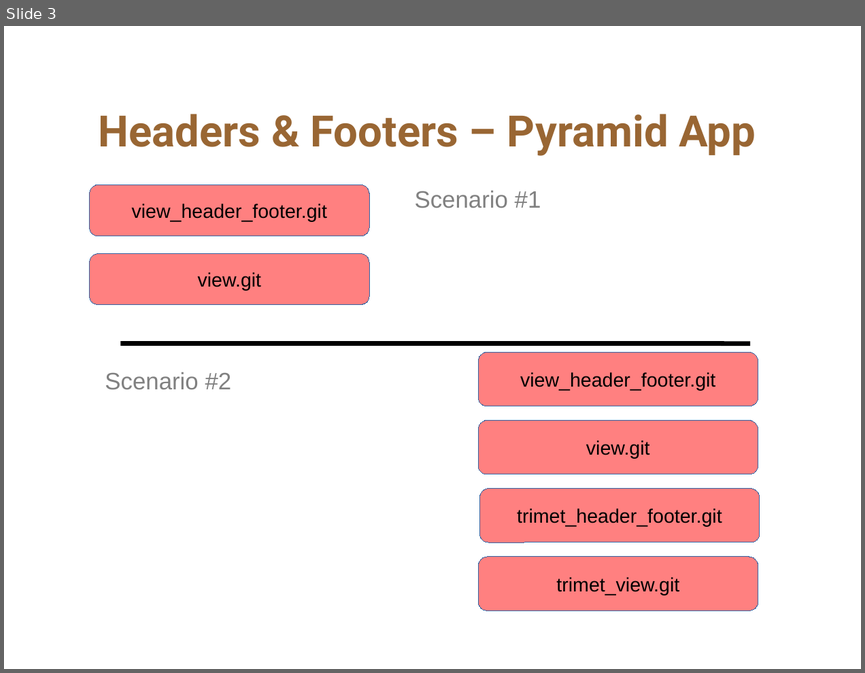
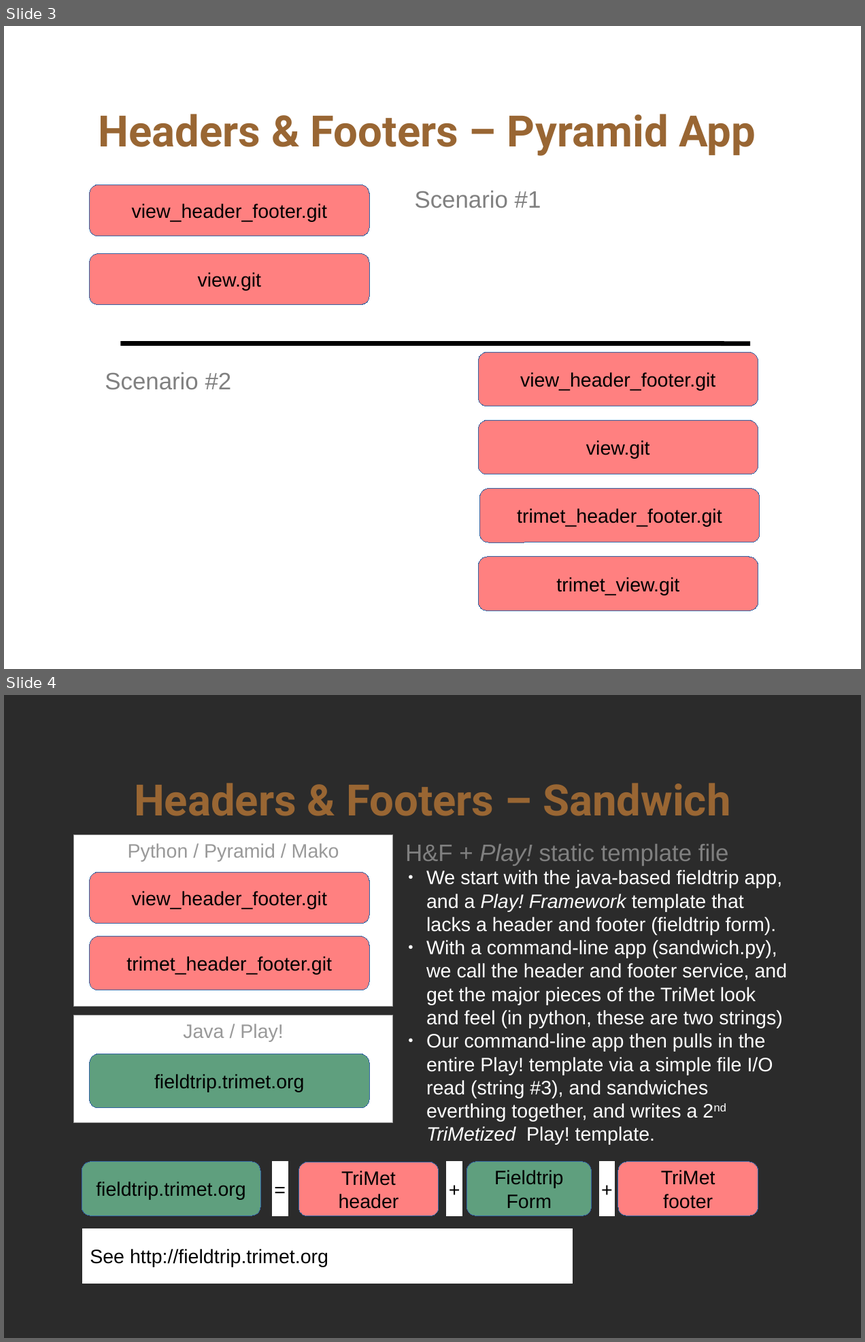
Before and after one commit to OpenTransitTools/view_header_footer, a slide deck: docs/HeadersFooters.odp. Shown one above the other, each under a label of ours: slide 3 before the commit, slides 3 and 4 after it. The pictures are 865x673 and 865x1342 pixels, drawn with LibreOffice and Linux fonts; fonts in the diff are those of the drawing; background and template pictures are left out; a plain dark background stands for a picture behind light text. Boxes give left, top, right and bottom in pixels: in the first picture for what was removed or moved away, otherwise in the second. Text is boxed around its words. In the diff, an @@ line names an element or a change of style, - is before the commit and + after.

Commit message:
Sandwich Page

```diff
--- a/docs/HeadersFooters.odp
+++ b/docs/HeadersFooters.odp
@@ slide 4 added at <box>4,695,861,1338</box>, background picture (left out) @@
@@ title added at <box>134,783,730,816</box>, 40 pt, text #996633, bold @@
+Headers & Footers – Sandwich
@@ rectangle added at <box>74,835,393,1006</box>, fill #FFFFFF, outline #999999 0 pt, 18 pt, text #999999 @@
+Python / Pyramid / Mako
@@ text added at <box>405,844,729,866</box>, 22 pt, text #808080 @@
+H&F + Play! static template file
@@ rounded rectangle added at <box>90,872,369,923</box>, fill #FF8080, outline #3465A4 0 pt, 18 pt, text #000000 @@
+view_header_footer.git
@@ text added at <box>426,870,787,1144</box>, 18 pt, text #FFFFFF @@
+● We start with the java-based fieldtrip app, and a Play! Framework template that lacks a header and footer (fieldtrip form).
+● With a command-line app (sandwich.py), we call the header and footer service, and get the major pieces of the TriMet look and feel (in python, these are two strings)
+● Our command-line app then pulls in the entire Play! template via a simple file I/O read (string #3), and sandwiches everthing together, and writes a 2nd TriMetized Play! template.
@@ rounded rectangle added at <box>90,936,369,989</box>, fill #FF8080, outline #3465A4 0 pt, 18 pt, text #000000 @@
+trimet_header_footer.git
@@ rectangle added at <box>74,1015,393,1123</box>, fill #FFFFFF, outline #999999 0 pt, 18 pt, text #999999 @@
+Java / Play!
@@ rounded rectangle added at <box>90,1053,369,1107</box>, fill #5F9F7E, outline #3465A4 0 pt, 18 pt, text #000000 @@
+fieldtrip.trimet.org
@@ rounded rectangle added at <box>82,1161,260,1215</box>, fill #5F9F7E, outline #3465A4 0 pt, 18 pt, text #000000 @@
+fieldtrip.trimet.org
@@ rectangle added at <box>272,1161,288,1216</box>, fill #FFFFFF, outline #FFFFFF 0 pt, 18 pt, text #000000 @@
+=
@@ rounded rectangle added at <box>298,1162,439,1216</box>, fill #FF8080, outline #3465A4 0 pt, 18 pt, text #000000 @@
+TriMet
+header
@@ rectangle added at <box>447,1161,462,1216</box>, fill #FFFFFF, outline #FFFFFF 0 pt, 18 pt, text #000000 @@
++
@@ rounded rectangle added at <box>466,1161,591,1215</box>, fill #5F9F7E, outline #3465A4 0 pt, 18 pt, text #000000 @@
+Fieldtrip Form
@@ rectangle added at <box>600,1161,615,1216</box>, fill #FFFFFF, outline #FFFFFF 0 pt, 18 pt, text #000000 @@
++
@@ rounded rectangle added at <box>618,1161,758,1215</box>, fill #FF8080, outline #3465A4 0 pt, 18 pt, text #000000 @@
+TriMet
+footer
@@ rectangle added at <box>82,1228,572,1283</box>, fill #FFFFFF, outline #FFFFFF 0 pt, 18 pt, text #000000 @@
+See http://fieldtrip.trimet.org
```
Also in this commit, not shown: 1 slide changed.
